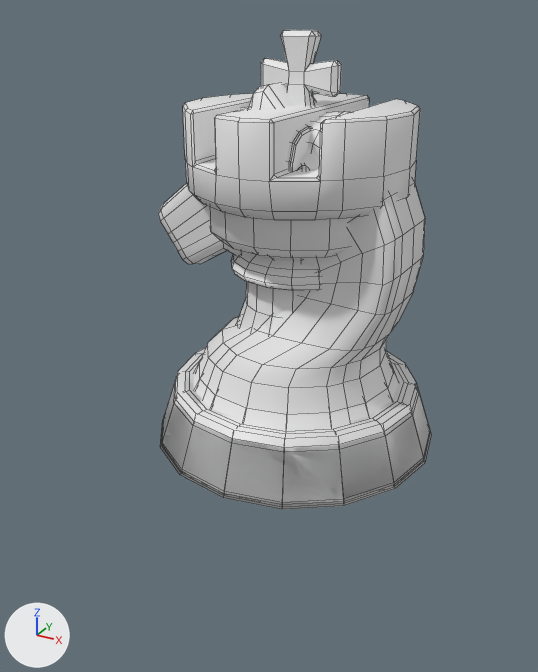
A saved change to the FBX model Assets/_Project/Models/Symbols/chess_figuresNew.fbx.
Camera for both pictures: a camera (50 mm lens) standing at (1.28, -2.56, 2.59) and looking at (-0.15, 0.04, 1.28). The lights are fixed; the arrows at lower left show +X, +Y and +Z. The picture after the commit comes second. Mesh edges are drawn as thin lines. Vertices at exactly the same position are counted once.

The first picture shows '1', '2', '3', '4', '5'.
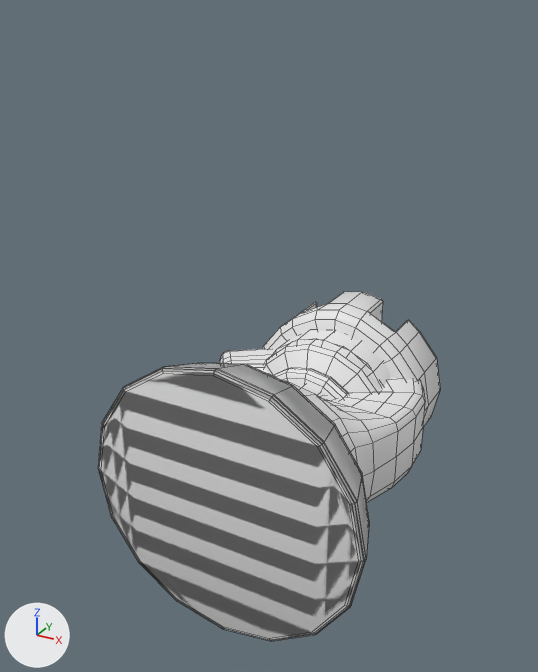
Boxes [x1, y1, x2, y2] around the edits, measured in the pictures (538 x 672 px; the box of a moved part takes in the faces that stretch with it):
'3', moved, turned
    before: [162, 93, 429, 503]
    after: [101, 292, 440, 638]
'1', moved, turned (mostly hidden before)
    before: [161, 147, 430, 505]
    after: [98, 363, 369, 642]
'2', reshaped, moved, rescaled
    before: [158, 83, 425, 445]
    after: [220, 348, 425, 502]
'4', reshaped, moved, turned
    before: [160, 165, 431, 509]
    after: [264, 340, 381, 394]
'5', reshaped, moved (not visible afterwards)
    before: [183, 30, 375, 507]
part 2 of me_cylinder_017, added
    after: [264, 340, 381, 394]
part 3 of me_cylinder_017, deleted
    before: [160, 349, 431, 509]
part 4 of me_cube_023, moved or reshaped
    before: [158, 83, 425, 416]
    after: [220, 348, 425, 502]
part 6 of me_cube_026, moved or reshaped (not visible afterwards)
    before: [261, 30, 341, 106]
part 7 of me_cube_026, moved or reshaped (not visible afterwards)
    before: [318, 111, 350, 121]
part 8 of me_cube_026, deleted
    before: [287, 125, 312, 172]
part 9 of me_cube_026, deleted (mostly hidden)
    before: [259, 255, 309, 261]

Patch to the scene script:
```diff
--- a/Assets/_Project/Models/Symbols/chess_figuresNew.fbx.py
+++ b/Assets/_Project/Models/Symbols/chess_figuresNew.fbx.py
@@ me_sphere_031 @@
-me_sphere_031.from_pydata(...)  # 416 vertices, 364 faces; spans x -0.586..0.586, y -0.586..0.586, z 0.0..1.372
+me_sphere_031.from_pydata(...)  # 416 vertices, 364 faces; spans x -0.586..0.586, y -0.629..0.742, z -0.586..0.586
+# me_sphere_031 part 1: the whole mesh is turned -90 degrees about the x axis through its middle, then moved by (0.0, 0.056, -0.686)
@@ me_sphere_041 @@
-me_sphere_041.from_pydata(...)  # 449 vertices, 418 faces; spans x -0.589..0.589, y -0.589..0.589, z 0.0..1.359
+me_sphere_041.from_pydata(...)  # 449 vertices, 418 faces; spans x -0.589..0.589, y -0.629..0.729, z -0.589..0.589
+# me_sphere_041 part 5: the whole mesh is turned -90 degrees about the x axis through its middle, then moved by (0.0, 0.05, -0.679)
@@ me_cube_023 @@
 # used by ob_2; location = (-0.021, 0.0, 1.349); scale = (1.03, 1.03, 0.965)
-me_cube_023.from_pydata(...)  # 374 vertices, 350 faces; spans x -0.558..0.6, y -0.579..0.579, z -0.471..1.025
+me_cube_023.from_pydata(...)  # 438 vertices, 414 faces; spans x -0.589..0.589, y -0.629..0.815, z -0.589..0.589
+# me_cube_023 part 4: the loose piece of 342 vertices spanning x -0.533..0.485, y -0.436..0.436, z -0.247..1.025 is multiplied about its middle by the matrix ((1.026, 0.0, 0.0), (0.0, 0.0, 0.965), (0.0, -1.026, 0.0)), then moved by (-0.014, 0.201, -0.389)
+# other edits to the shape of me_cube_023 do not show in these pictures
@@ me_cube_026 @@
-me_cube_026.from_pydata(...)  # 600 vertices, 488 faces; spans x -0.59..0.59, y -0.59..0.59, z -1.08..0.54
+me_cube_026.from_pydata(...)  # 696 vertices, 584 faces; spans x -0.59..0.59, y -0.63..0.99, z -0.59..0.59
+# me_cube_026 part 6: the loose piece of 60 vertices spanning x -0.16..0.16, y -0.04..0.04, z 0.18..0.54 is turned -90 degrees about the x axis through its middle, then moved by (0.0, 0.81, -0.36)
+# me_cube_026 part 7: the loose piece of 83 vertices spanning x 0.01..0.34, y -0.13..0.13, z -0.18..0.27 is turned -90 degrees about the x axis through its middle and scaled by 1.02, then moved by (0.0, 0.45, -0.05)
+# me_cube_026 part 8: the loose piece of 83 vertices spanning x -0.13..0.13, y -0.34..-0.01, z -0.18..0.27 is deleted
+# me_cube_026 part 9: 131 vertices removed from x -0.29..0.29, y -0.29..0.34, z -0.26..0.27
+# other edits to the shape of me_cube_026 do not show in these pictures
@@ me_cylinder_017 @@
 # used by ob_4; location = (0.0, 0.0, 1.883); rotation_euler = (0.0, 0.0, 0.524), in degrees (0, 0, 30)
-me_cylinder_017.from_pydata(...)  # 781 vertices, 692 faces; spans x -0.589..0.589, y -0.589..0.589, z -0.989..0.364
+me_cylinder_017.from_pydata(...)  # 780 vertices, 700 faces; spans x -0.589..0.589, y -0.629..0.605, z -0.589..0.589
+# me_cylinder_017 part 2: a new loose piece of 80 vertices spanning x -0.338..0.338, y 0.136..0.322, z -0.338..0.338
+# me_cylinder_017 part 3: the loose piece of 32 vertices spanning x -0.589..0.589, y -0.589..0.589, z -0.989..-0.738 is deleted
+# other edits to the shape of me_cylinder_017 do not show in these pictures
@@ ob_3 @@
 ob_3 = bpy.data.objects.new('3', me_sphere_031)
-ob_3.location = (0.0, 0.0, 0.894)
+ob_3.location = (0.0, 0.0, 0.855)
@@ ob_1 @@
 ob_1 = bpy.data.objects.new('1', me_sphere_041)
-ob_1.location = (0.0, 0.0, 0.894)
+ob_1.location = (0.0, 0.0, 0.855)
@@ ob_2 @@
 ob_2 = bpy.data.objects.new('2', me_cube_023)
-ob_2.location = (-0.021, 0.0, 1.349)
-ob_2.scale = (1.03, 1.03, 0.965)
+ob_2.location = (0.0, 0.0, 0.855)
@@ ob_5 @@
 ob_5 = bpy.data.objects.new('5', me_cube_026)
-ob_5.location = (0.0, 0.001, 1.975)
+ob_5.location = (0.0, 0.0, 0.855)
@@ ob_4 @@
 ob_4 = bpy.data.objects.new('4', me_cylinder_017)
-ob_4.location = (0.0, 0.0, 1.883)
-ob_4.rotation_euler = (0.0, 0.0, 0.524)  # degrees (0, 0, 30)
+ob_4.location = (0.0, 0.0, 0.855)
```
